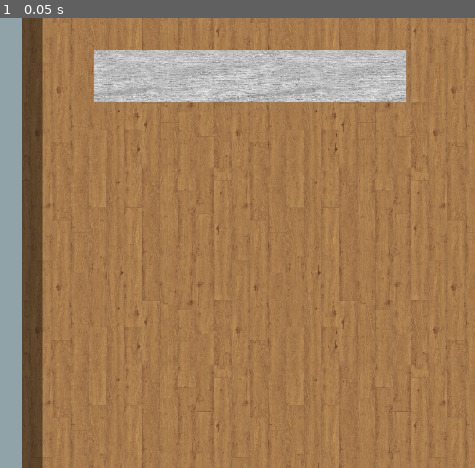
Above: before the commit, frame 1.
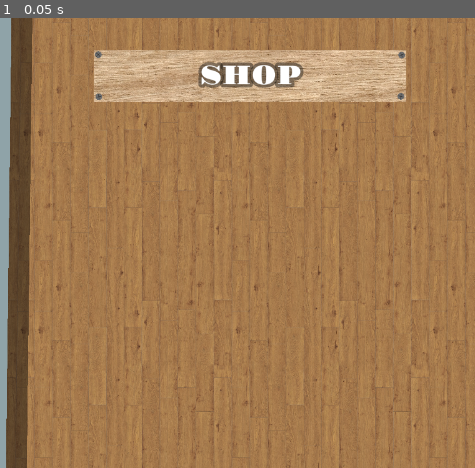
Above: after the commit, the same moment.

Repository: NoNormalDev/GameOff2025
Game: Godot game, scene res://scenes/game_plan.tscn
Two runs of this game, one before a commit and one after it. Both use one fixed random seed, a clock stepped at 60 frames per second and the inputs below. The project has no main scene, so this scene is started directly.
Inputs:
- Up to frame 1 (0.05 s): no input

The runs differ from the first frame. In frame 1, 13% of the frame differs, in the area x 1-86%, y 0-100%.

Commit message:
progress

Diff:
--- a/scenes/game_plan.tscn
+++ b/scenes/game_plan.tscn
@@ -1,8 +1,10 @@
-[gd_scene load_steps=16 format=3 uid="uid://oe1fkr7pnqfm"]
+[gd_scene load_steps=19 format=3 uid="uid://oe1fkr7pnqfm"]
 
 [ext_resource type="Script" uid="uid://derkjqvdykqw4" path="res://scripts/game_plan.gd" id="1_64cwe"]
 [ext_resource type="Texture2D" uid="uid://1dlnbg81s6yh" path="res://external/laminate_floor_03_1k/laminate_floor_03_diff_1k.jpg" id="2_q1e77"]
 [ext_resource type="Texture2D" uid="uid://w2016jnahg4c" path="res://external/plywood_1k/plywood_diff_1k.jpg" id="3_ihj41"]
+[ext_resource type="FontFile" uid="uid://dk7yy2k1wfuv3" path="res://external/Gravitas_One/GravitasOne-Regular.ttf" id="4_ac0ro"]
+[ext_resource type="Texture2D" uid="uid://c14rwemsgx00d" path="res://assets/screw.png" id="5_uwn5l"]
 
 [sub_resource type="Shader" id="Shader_64cwe"]
 code = "shader_type canvas_item;
@@ -62,13 +64,13 @@
 
 [sub_resource type="ShaderMaterial" id="ShaderMaterial_ljmk2"]
 shader = SubResource("Shader_ihj41")
-shader_parameter/size = Vector2(50, 1080)
+shader_parameter/size = Vector2(50, 1081.96)
 shader_parameter/tex = ExtResource("2_q1e77")
 shader_parameter/scale = 2.2800000000000002
 shader_parameter/brightness = 0.595
 
 [sub_resource type="QuadMesh" id="QuadMesh_ac0ro"]
-size = Vector2(50, 1080)
+size = Vector2(50, 1081.96)
 
 [sub_resource type="Shader" id="Shader_ljmk2"]
 code = "shader_type canvas_item;
@@ -95,12 +97,19 @@
 shader = SubResource("Shader_ljmk2")
 shader_parameter/size = Vector2(750, 125)
 shader_parameter/tex = ExtResource("3_ihj41")
-shader_parameter/scale = 1.85
-shader_parameter/brightness = 1.8399999999999999
-shader_parameter/saturation = 0.0
+shader_parameter/scale = 0.93
+shader_parameter/brightness = 1.7349999999999999
+shader_parameter/saturation = 0.64
 
 [sub_resource type="QuadMesh" id="QuadMesh_q1e77"]
 size = Vector2(750, 125)
+
+[sub_resource type="LabelSettings" id="LabelSettings_ngn38"]
+font = ExtResource("4_ac0ro")
+font_size = 64
+shadow_size = 30
+shadow_color = Color(0, 0, 0, 0.41568628)
+shadow_offset = Vector2(0, 0)
 
 [node name="GamePlan" type="Node2D"]
 script = ExtResource("1_64cwe")
@@ -108,7 +117,7 @@
 [node name="Borders" type="ColorRect" parent="."]
 offset_right = 40.0
 offset_bottom = 40.0
-color = Color(0.56078434, 0.63529414, 0.65882355, 1)
+color = Color(0, 0, 0, 1)
 
 [node name="Game" type="Node2D" parent="."]
 
@@ -124,12 +133,47 @@
 material = SubResource("ShaderMaterial_ihj41")
 mesh = SubResource("QuadMesh_ljmk2")
 
-[node name="MeshInstance2D" type="MeshInstance2D" parent="Game/Shop"]
+[node name="Border" type="MeshInstance2D" parent="Game/Shop"]
 material = SubResource("ShaderMaterial_ljmk2")
-position = Vector2(-523, 0)
+position = Vector2(-554, 0)
+rotation = 0.012435905
 mesh = SubResource("QuadMesh_ac0ro")
 
-[node name="MeshInstance2D2" type="MeshInstance2D" parent="Game/Shop"]
+[node name="TitleBG" type="MeshInstance2D" parent="Game/Shop"]
 material = SubResource("ShaderMaterial_ac0ro")
 position = Vector2(0, -401)
 mesh = SubResource("QuadMesh_q1e77")
+
+[node name="Label" type="Label" parent="Game/Shop/TitleBG"]
+offset_left = -375.0
+offset_top = -62.0
+offset_right = 375.0
+offset_bottom = 63.0
+text = "SHOP"
+label_settings = SubResource("LabelSettings_ngn38")
+horizontal_alignment = 1
+vertical_alignment = 1
+
+[node name="Screw" type="Sprite2D" parent="Game"]
+position = Vector2(1016, 88)
+rotation = -0.7853982
+scale = Vector2(0.25, 0.25)
+texture = ExtResource("5_uwn5l")
+
+[node name="Screw2" type="Sprite2D" parent="Game"]
+position = Vector2(1017, 188.99997)
+rotation = -3.323704
+scale = Vector2(0.25, 0.25)
+texture = ExtResource("5_uwn5l")
+
+[node name="Screw3" type="Sprite2D" parent="Game"]
+position = Vector2(1744, 88.99997)
+rotation = -0.44197345
+scale = Vector2(0.25, 0.25)
+texture = ExtResource("5_uwn5l")
+
+[node name="Screw4" type="Sprite2D" parent="Game"]
+position = Vector2(1742, 187.99997)
+rotation = -2.913574
+scale = Vector2(0.25, 0.25)
+texture = ExtResource("5_uwn5l")
Binary file changed: assets/screw.png
Not shown, added: assets/screw.png.import
